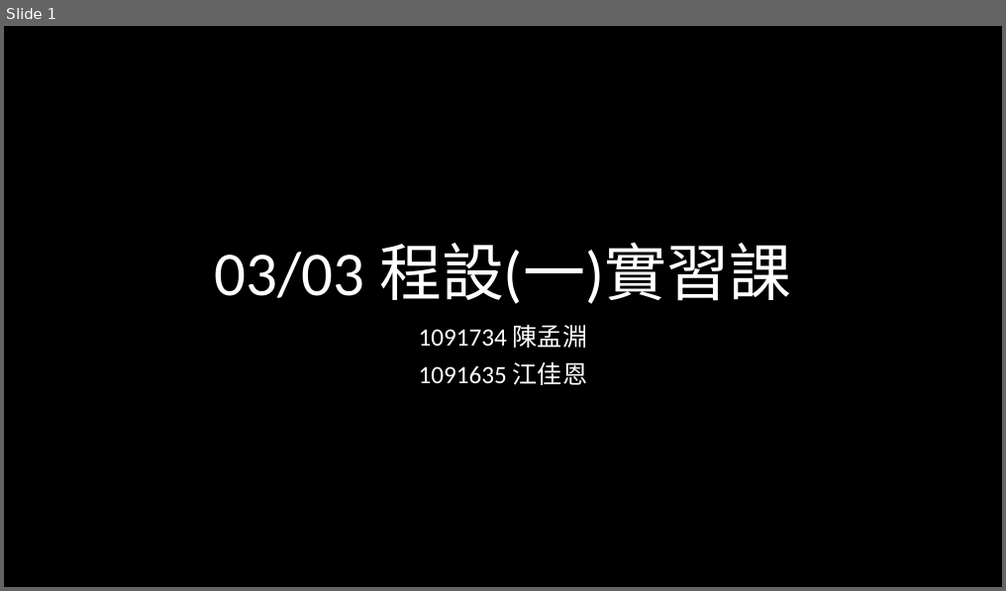
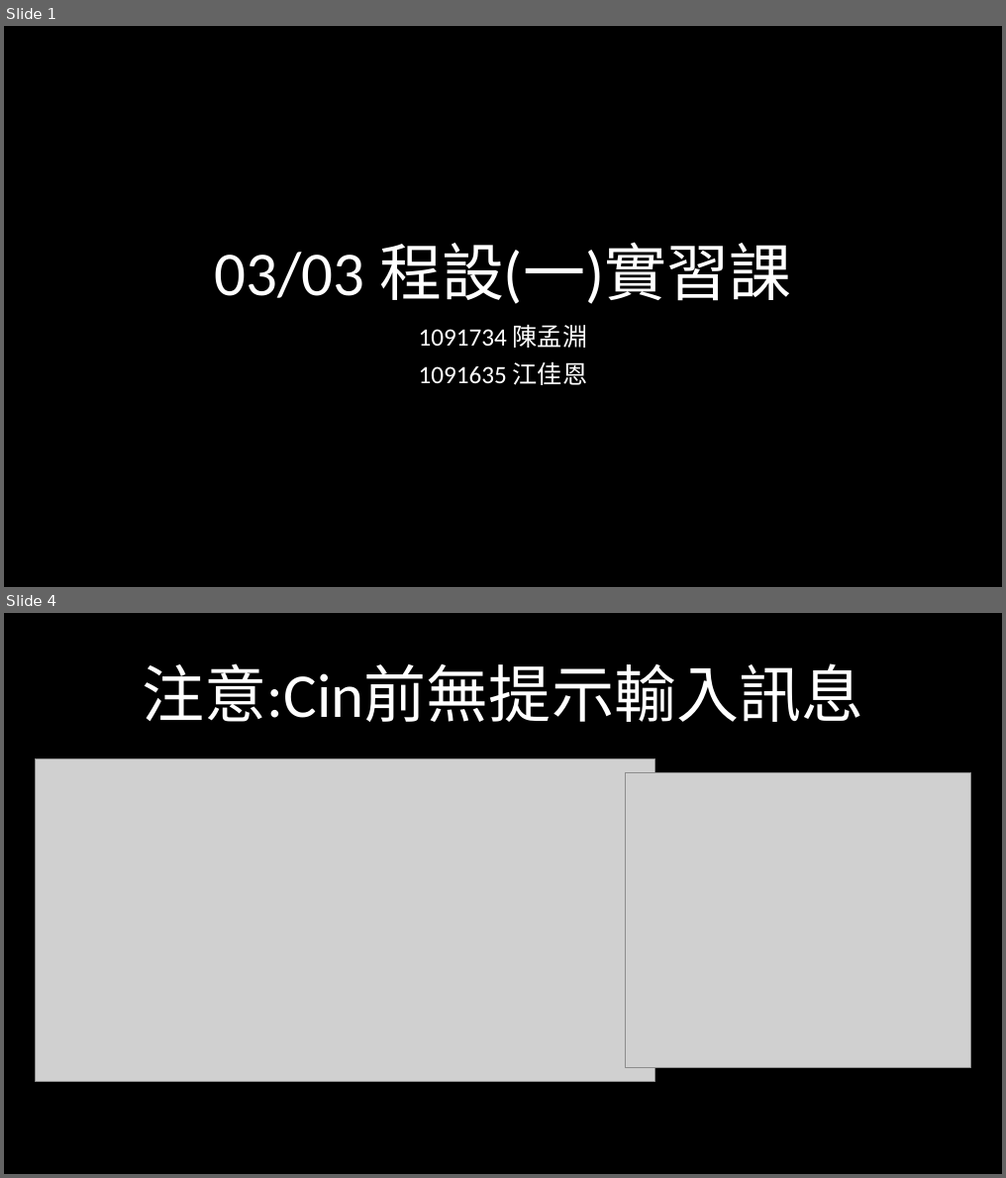
Before and after one commit to weermark/class, a slide deck: class_ppt/程一實習0303.pptx. Shown one above the other, each under a label of ours: slide 1 before the commit, slides 1 and 4 after it; the slides between them are not shown. The pictures are 1006x591 and 1006x1178 pixels, drawn with LibreOffice and Linux fonts; fonts in the diff are those of the drawing; grey boxes stand for pictures. Boxes give left, top, right and bottom in pixels: in the first picture for what was removed or moved away, otherwise in the second. Text is boxed around its words. In the diff, an @@ line names an element or a change of style, - is before the commit and + after.

```diff
--- a/class_ppt/程一實習0303.pptx
+++ b/class_ppt/程一實習0303.pptx
@@ slide 4 added at (x1=4, y1=613, x2=1002, y2=1174), background #000000 @@
@@ title added at (x1=143, y1=663, x2=863, y2=722), 60 pt, text #FFFFFF @@
+注意:Cin前無提示輸入訊息
@@ picture added at (x1=36, y1=759, x2=654, y2=1082) @@
@@ picture added at (x1=626, y1=772, x2=970, y2=1067) @@
```
Also in this commit, not shown: 2 slides changed, 6 other slides added, 1 slide removed, 1 other file.
